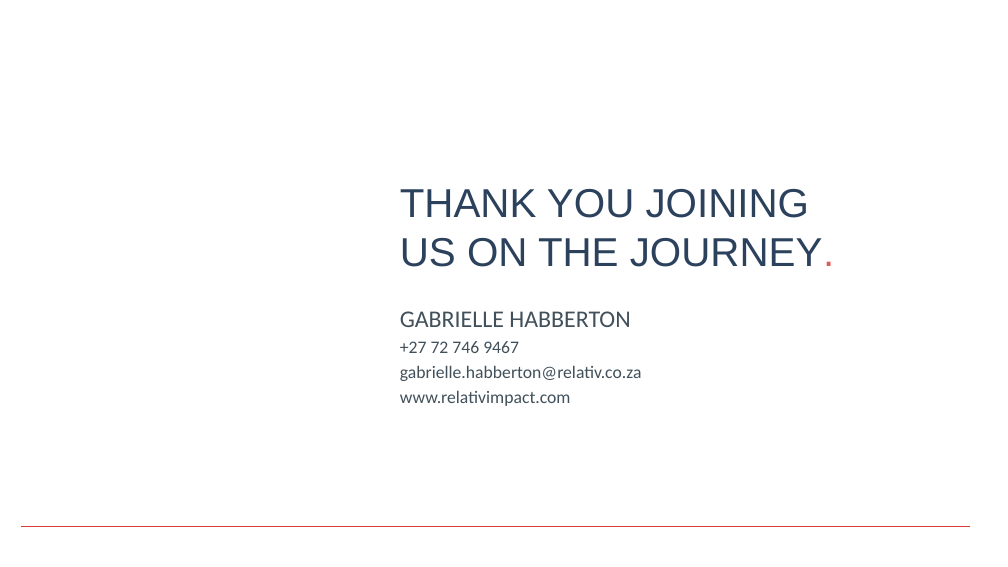
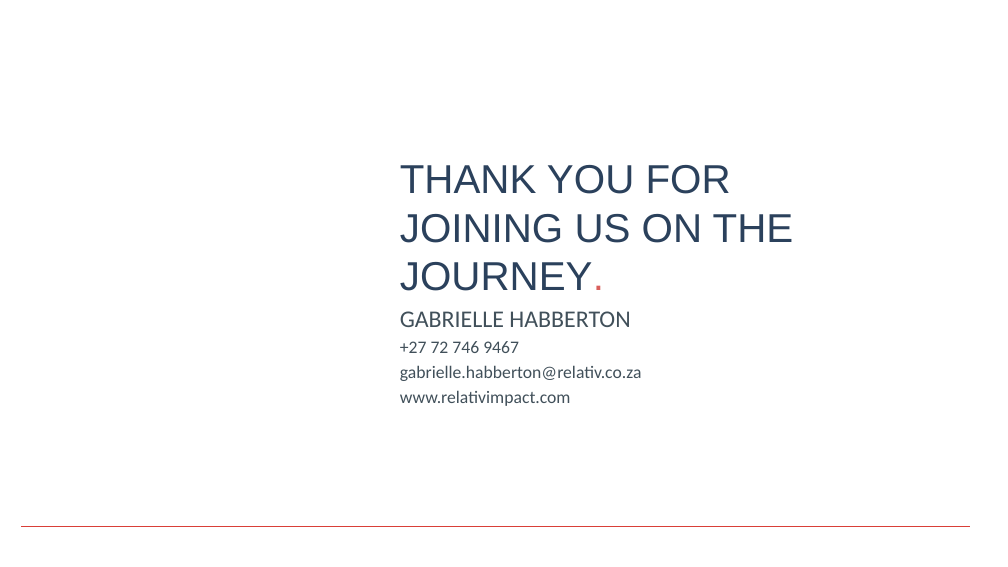
Before and after one commit to opus-meum/power-automate, a slide deck: slide 44 of Capability Assessment Report.pptx (slide 71 before the commit). Drawn at 1008x567 pixels with LibreOffice and Linux fonts; fonts in the diff are those of the drawing; background and template pictures are left out. Boxes give left, top, right and bottom in pixels: in the first picture for what was removed or moved away, otherwise in the second. Text is boxed around its words. In the diff, an @@ line names an element or a change of style, - is before the commit and + after.

```diff
--- a/Capability Assessment Report.pptx
+++ b/Capability Assessment Report.pptx
@@ title at (400,165,794,291): text changed @@
-THANK YOU JOINING US ON THE JOURNEY.
+THANK YOU FOR JOINING US ON THE JOURNEY.
```
Also in this commit, not shown: 10 other slides changed, 27 slides removed, 1 other file.
